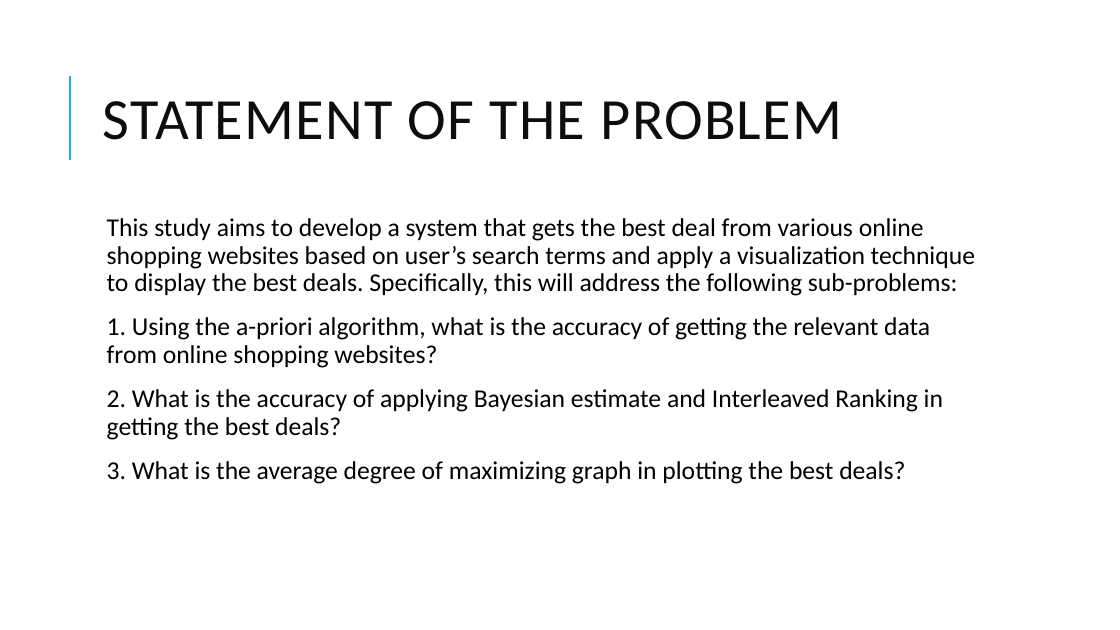
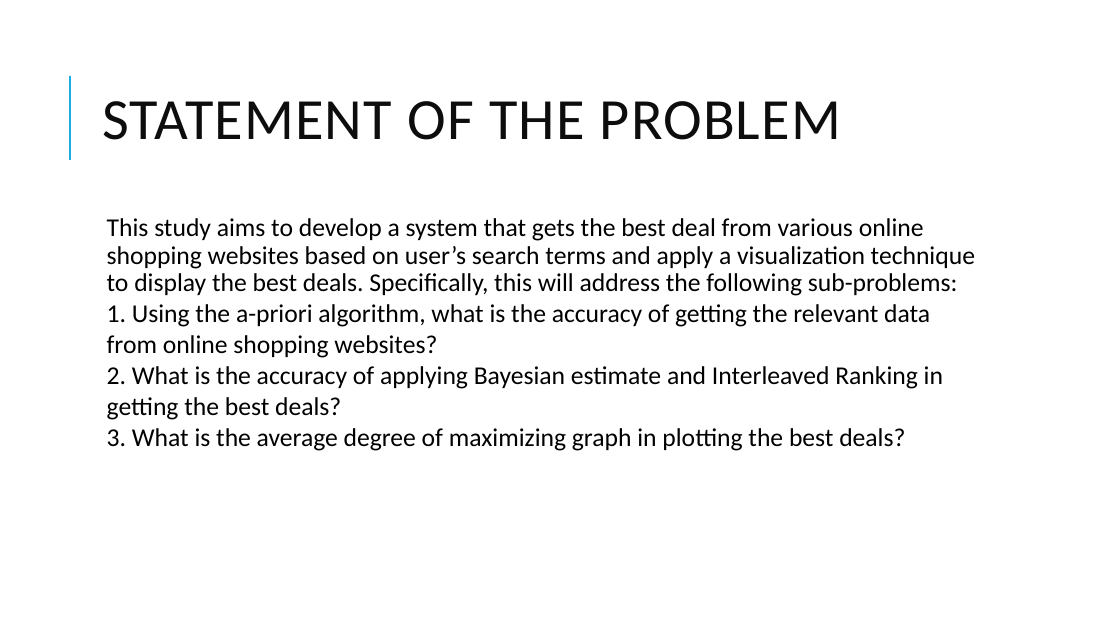
Before and after one commit to christianaveros/ThesisPaper-FOR, a slide deck: slide 4 of TIPid.pptx. Drawn at 1120x630 pixels with LibreOffice and Linux fonts; fonts in the diff are those of the drawing. Boxes give left, top, right and bottom in pixels: in the first picture for what was removed or moved away, otherwise in the second. Text is boxed around its words. In the diff, an @@ line names an element or a change of style, - is before the commit and + after.

```diff
--- a/TIPid.pptx
+++ b/TIPid.pptx
@@ text "This study aims to develop ..." at (107, 218, 975, 451): less space between paragraphs; line spacing 0.9 to 1 @@
```
Also in this commit, not shown: 12 other slides changed, 4 slides added, 2 slides removed, 1 other file.
